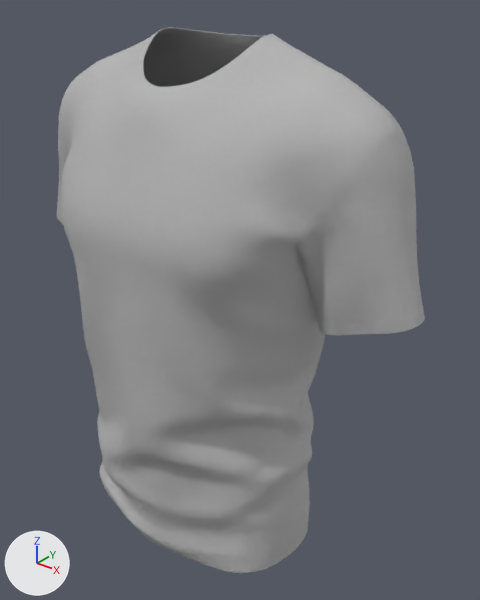
A saved change to the glTF model public/shirt.glb.
Before and after are seen from a camera (50 mm lens) standing at (0.493, -0.548, 0.311) and looking at (0.037, 0.022, -0.042). Every picture has the same lights, and +X, +Y and +Z are marked at lower left. Vertices at the same position are counted once.

Objects in the first picture: 'T_Shirt_male'.
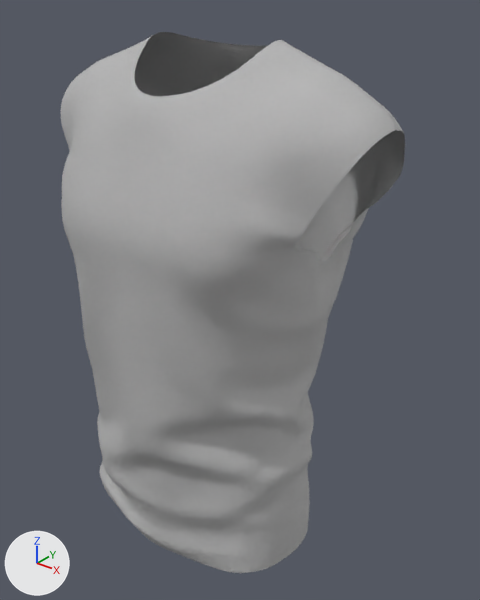
Pixel boxes [x1, y1, x2, y2] of what changed, in the pictures (480 x 600 px):
'T_Shirt_male', reshaped (6% narrower)
    before: [57, 27, 425, 573]
    after: [61, 32, 406, 573]
part 1 of me_mesh, deleted
    before: [295, 130, 425, 335]
part 2 of me_mesh, deleted
    before: [57, 103, 70, 224]
part 3 of me_mesh, cut back
    before: [134, 27, 281, 97]

Edits to the bpy script that builds the scene:
```text
Change me_mesh:
    used by ob_t_shirt_male; location = (0.0, 0.0, 0.0)
    remove me_mesh.from_pydata(...)  # 9939 vertices, 19517 faces; spans x -0.276..0.274, y -0.144..0.125, z -0.352..0.261
    add me_mesh.from_pydata(...)  # 7180 vertices, 13905 faces; spans x -0.22..0.222, y -0.144..0.125, z -0.352..0.256
    me_mesh part 1: 1209 vertices removed from x 0.149..0.274, y -0.049..0.086, z -0.025..0.185
    me_mesh part 2: 1194 vertices removed from x -0.276..-0.152, y -0.05..0.087, z -0.02..0.188
    me_mesh part 3: 1 vertex moved within x -0.034, y 0.064, z 0.246; 356 vertices removed from x -0.08..0.082, y -0.07..0.066, z 0.205..0.261
```
